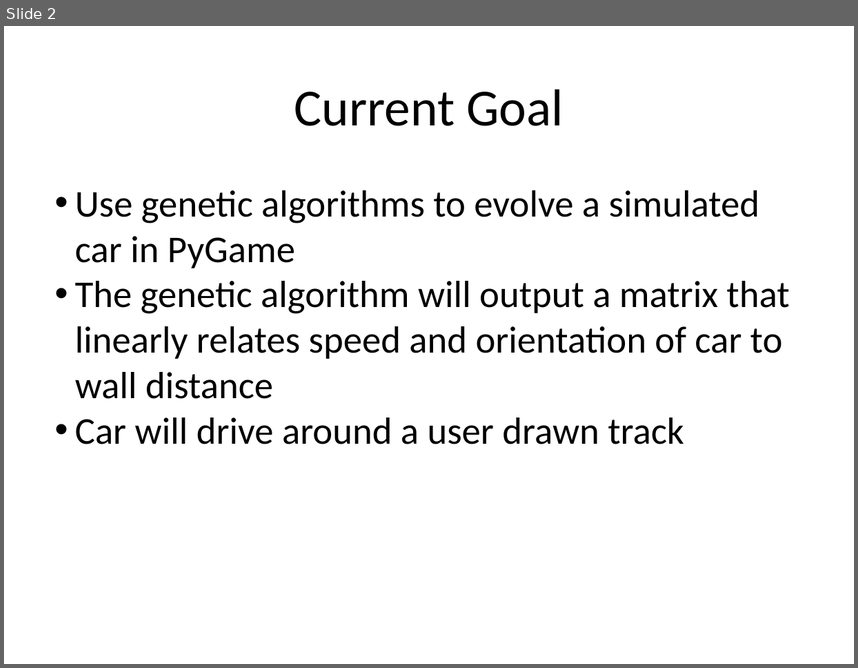
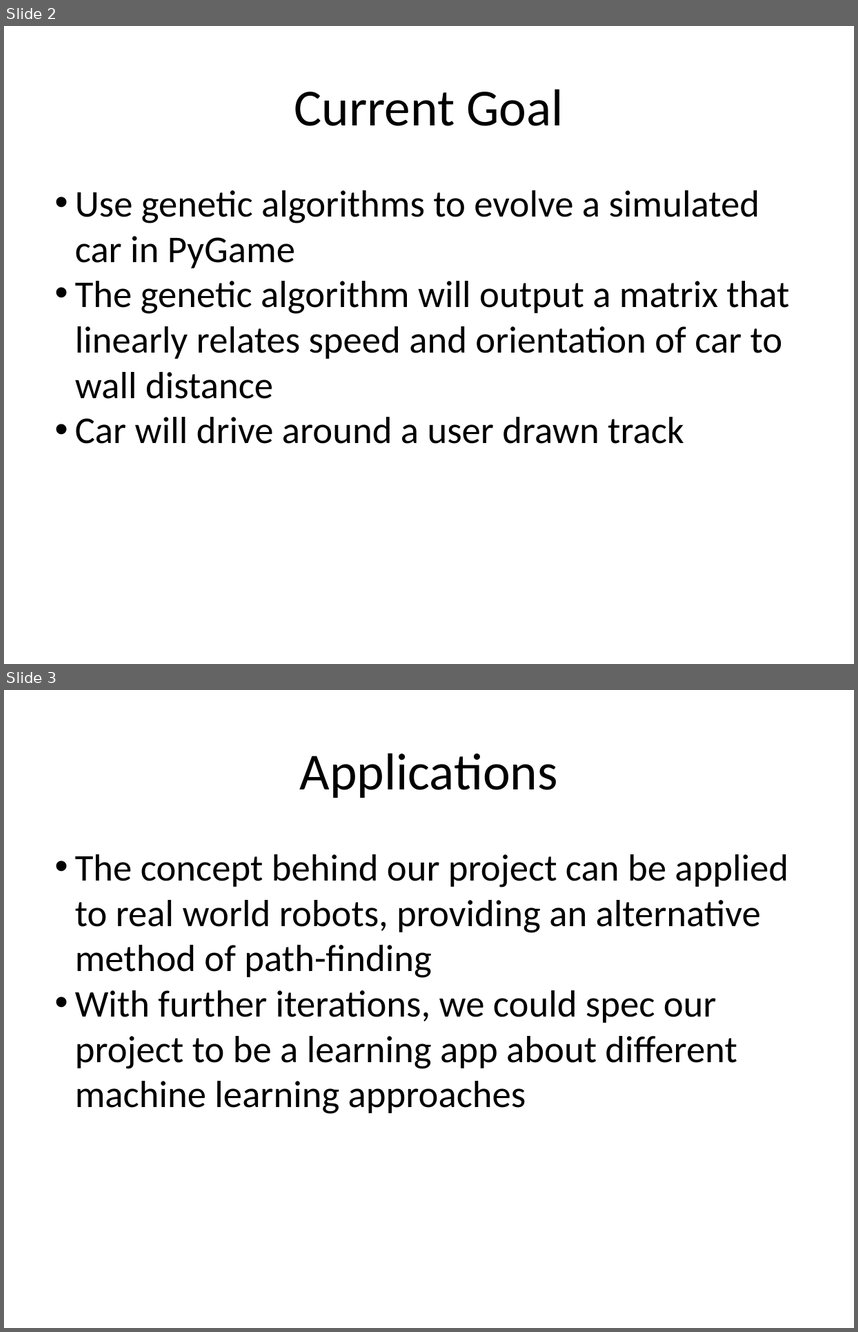
Before and after one commit to rileychapman/geneticCar, a slide deck: MidProjDemo.pptx. Shown one above the other, each under a label of ours: slide 2 before the commit, slides 2 and 3 after it. The pictures are 858x668 and 858x1332 pixels, drawn with LibreOffice and Linux fonts; fonts in the diff are those of the drawing. Boxes give left, top, right and bottom in pixels: in the first picture for what was removed or moved away, otherwise in the second. Text is boxed around its words. In the diff, an @@ line names an element or a change of style, - is before the commit and + after.

```diff
--- a/MidProjDemo.pptx
+++ b/MidProjDemo.pptx
@@ slide 3 added at (4, 690, 854, 1328), background #FFFFFF @@
@@ text added at (300, 753, 558, 798), 44 pt, text #000000 @@
+Applications
@@ text added at (75, 854, 789, 1114), 32 pt, text #000000 @@
+• The concept behind our project can be applied to real world robots, providing an alternative method of path-finding
+• With further iterations, we could spec our project to be a learning app about different machine learning approaches
```
Also in this commit, not shown: 2 slides changed, 1 other slide added, 1 slide removed, 1 other file.
